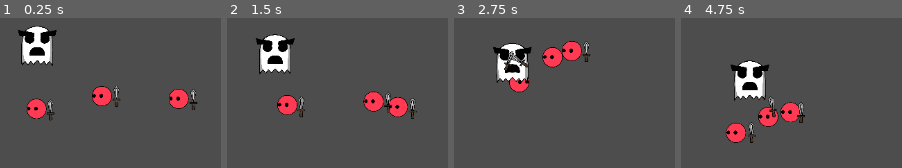
Above: before the commit, frames 1-4 (left to right).
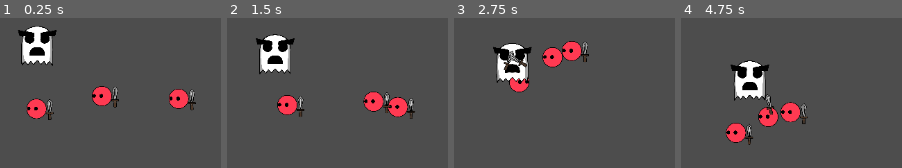
Above: after the commit, the same moments.

Repository: HoneyPony/impish-descent-future
Game: Godot game, scene res://Game.tscn
The game is run twice, just before and just after one commit, with the same random seed, the same clock (stepped at 60 frames per second) and the same inputs.
Inputs (mouse positions are in pixels of both pictures, inside the frame that each line leads up to):
- Up to frame 1 (0.25 s): no input
- Up to frame 2 (1.5 s): move the mouse to (outside the picture) at 0.52 s; hold D (player_right) 0.53-1.28 s; move the mouse to (outside the picture) at 1.27 s
- Up to frame 3 (2.75 s): move the mouse to (582, 24) at 2.02 s; hold D (player_right) from 2.03 s (still down)
- Up to frame 4 (4.75 s): move the mouse to (outside the picture) at 2.77 s; move the mouse to (outside the picture) at 3.52 s; release D (player_right) at 3.53 s; move the mouse to (outside the picture) at 4.27 s

The runs differ from the first frame. In frame 1, 0.7% of the frame differs, in the area x 20-90%, y 45-69%; in frame 2, 0.8%; in frame 3, 0.7%; in frame 4, 1.1%, in the area x 28-58%, y 50-85%.

Commit message:
For now maybe don't sync to physics?

Diff:
--- a/players/player.tscn
+++ b/players/player.tscn
@@ -62,6 +62,7 @@
 
 [node name="Item" type="AnimatableBody2D" parent="."]
 position = Vector2(39, -2)
+sync_to_physics = false
 
 [node name="Look" type="Sprite2D" parent="Item"]
 z_index = 5
@@ -79,7 +80,7 @@
 shape = SubResource("CapsuleShape2D_u0yco")
 
 [node name="ItemRest" type="Node2D" parent="."]
-position = Vector2(39, 0.00542838)
+position = Vector2(39, 0)
 
 [node name="MeleeRange" type="Area2D" parent="."]
 collision_layer = 0
